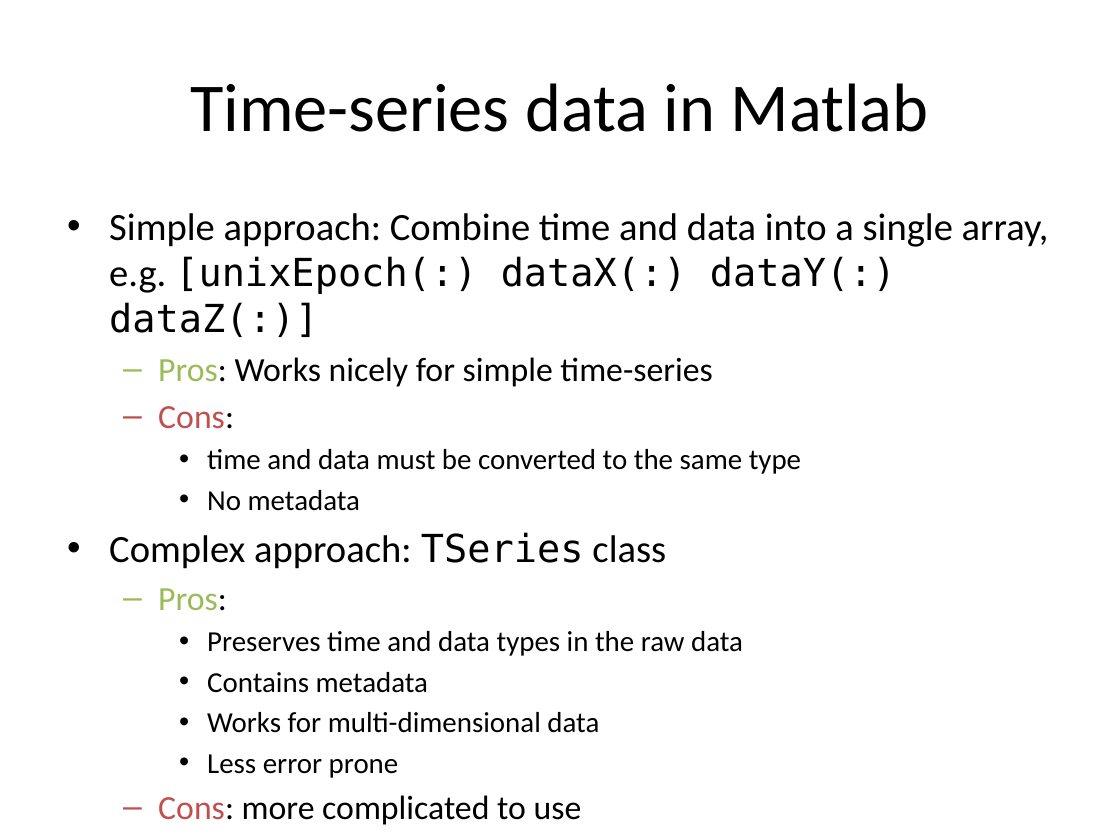
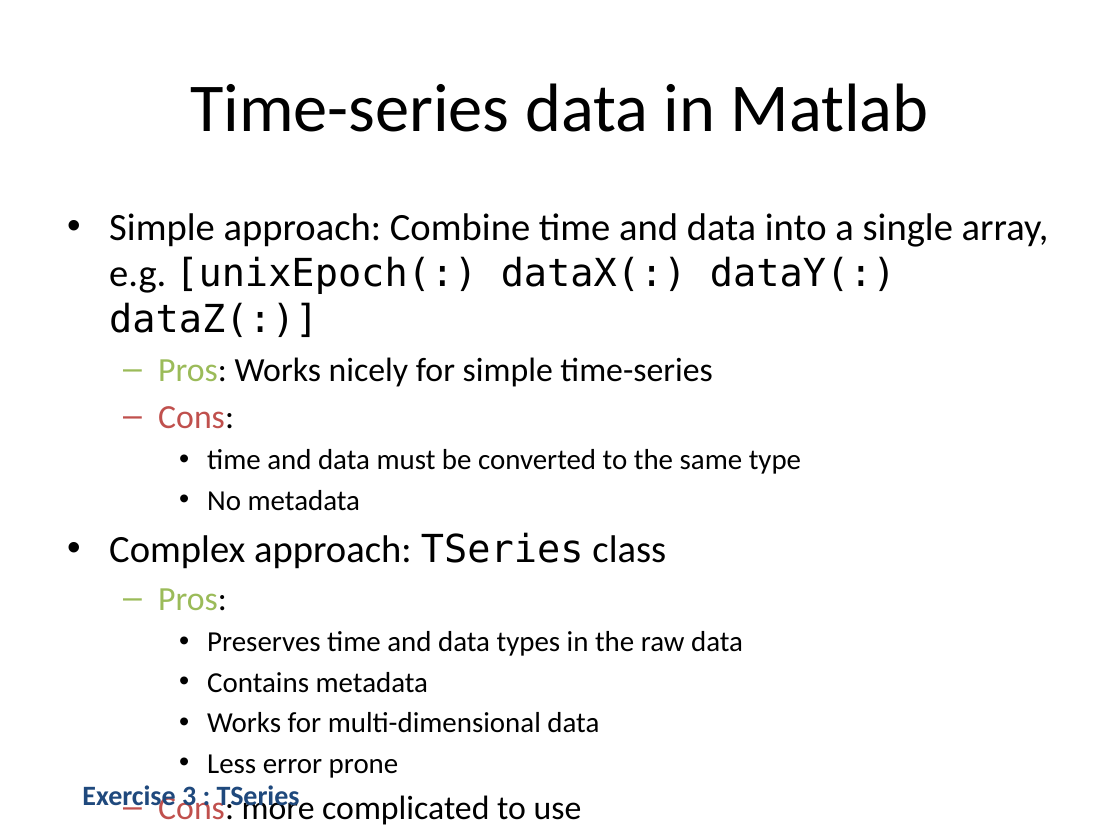
Before and after one commit to irfu/Nordita_Magnetic_Reconnection_School_2015, a slide deck: slide 11 of Lectures/Lecture_1.pptx. Drawn at 1120x840 pixels with LibreOffice and Linux fonts; fonts in the diff are those of the drawing. Boxes give left, top, right and bottom in pixels: in the first picture for what was removed or moved away, otherwise in the second. Text is boxed around its words. In the diff, an @@ line names an element or a change of style, - is before the commit and + after.

```diff
--- a/Lectures/Lecture_1.pptx
+++ b/Lectures/Lecture_1.pptx
@@ text added at <box>82,785,300,812</box>, 18 pt, text #1F497D, bold @@
+Exercise 3 : TSeries
```
Also in this commit, not shown: 5 other slides changed, 1 slide added, 1 other file.
